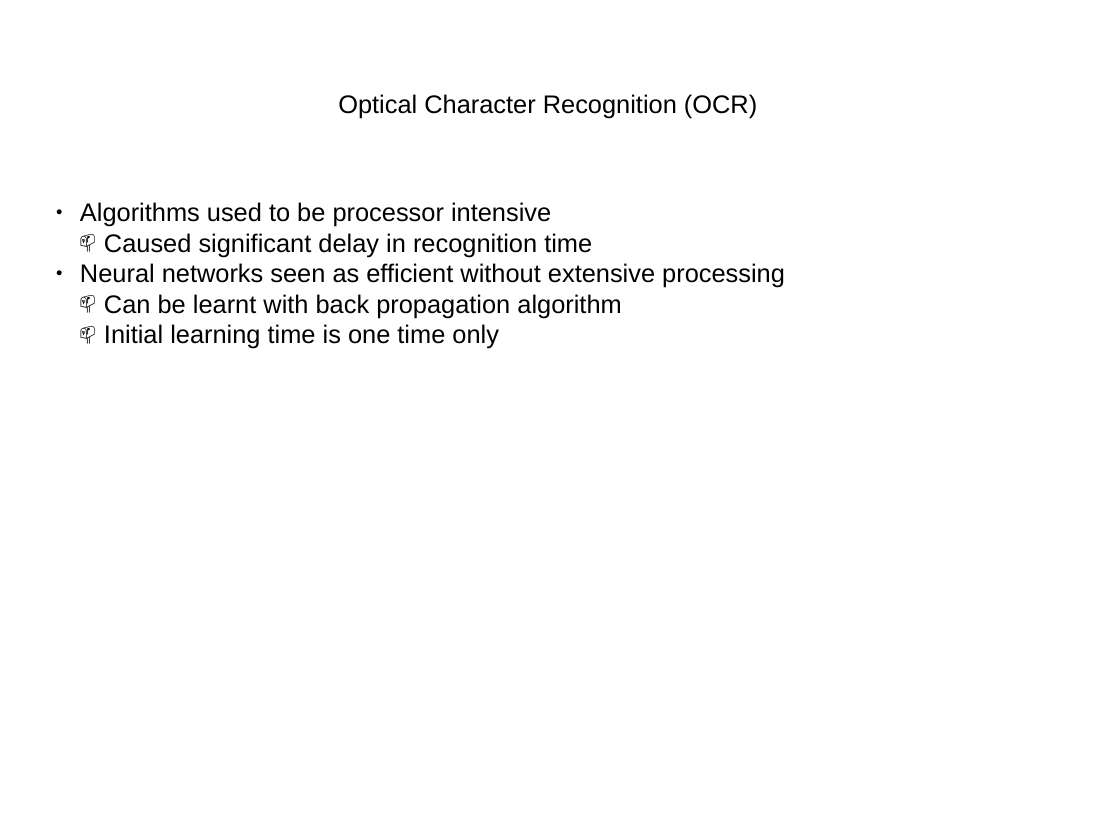
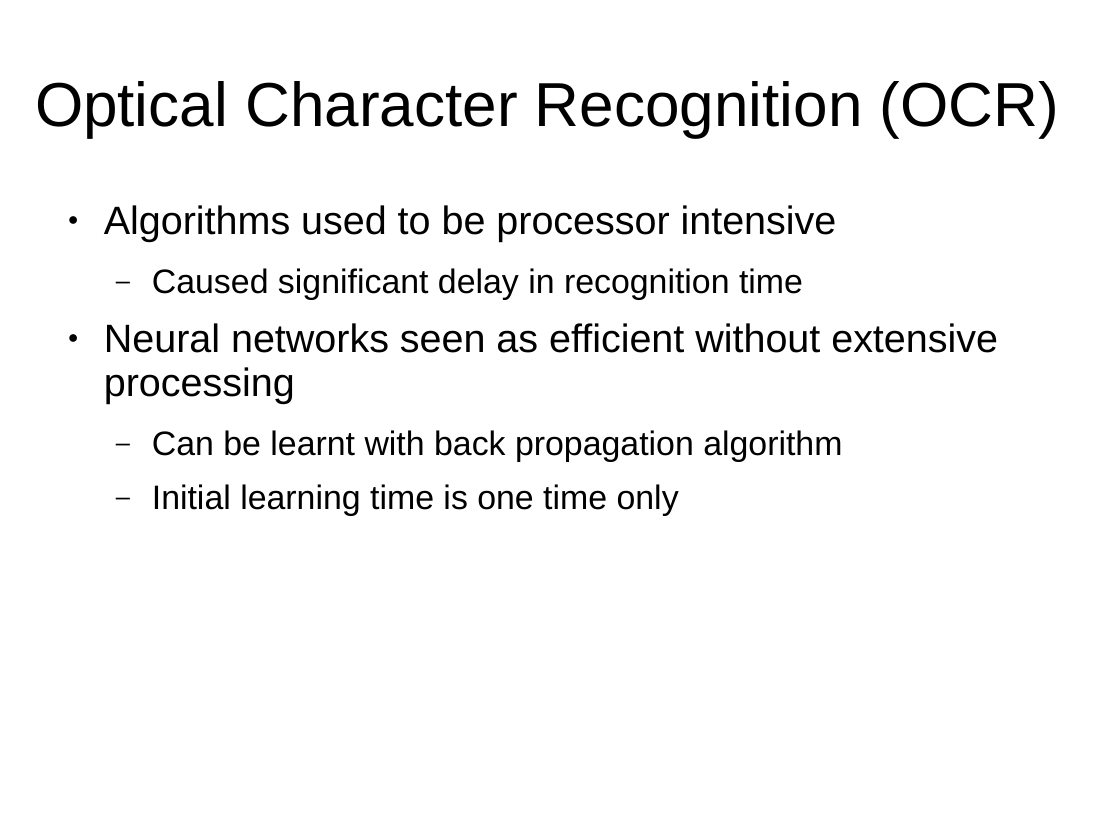
Before and after one commit to JaimeLennox/topicspresentation, a slide deck: slide 3 of presentation_applications.pptx. Drawn at 1120x840 pixels with LibreOffice and Linux fonts; fonts in the diff are those of the drawing. Boxes give left, top, right and bottom in pixels: in the first picture for what was removed or moved away, otherwise in the second. Text is boxed around its words. In the diff, an @@ line names an element or a change of style, - is before the commit and + after.

```diff
--- a/presentation_applications.pptx
+++ b/presentation_applications.pptx
@@ title "Optical Character Recognition (OCR)" at (35,81,1059,137): size 18 to 44 pt; line spacing 1 to 0.93 @@
@@ text "Algorithms used to be processor ..." at (104,205,998,516): size 18 to 28 pt in "Algorithms used to be processor intensive", "Neural networks seen as efficient without extensive ..."; size 18 to 24 pt in "Caused significant delay in recognition time", "Can be learnt with back propagation algorithm", "Initial learning time is one time only"; indent changed; line spacing 1 to 0.93; more space between paragraphs; bullet 📫 to – @@
```
Also in this commit, not shown: 4 other slides changed, 1 other file.
